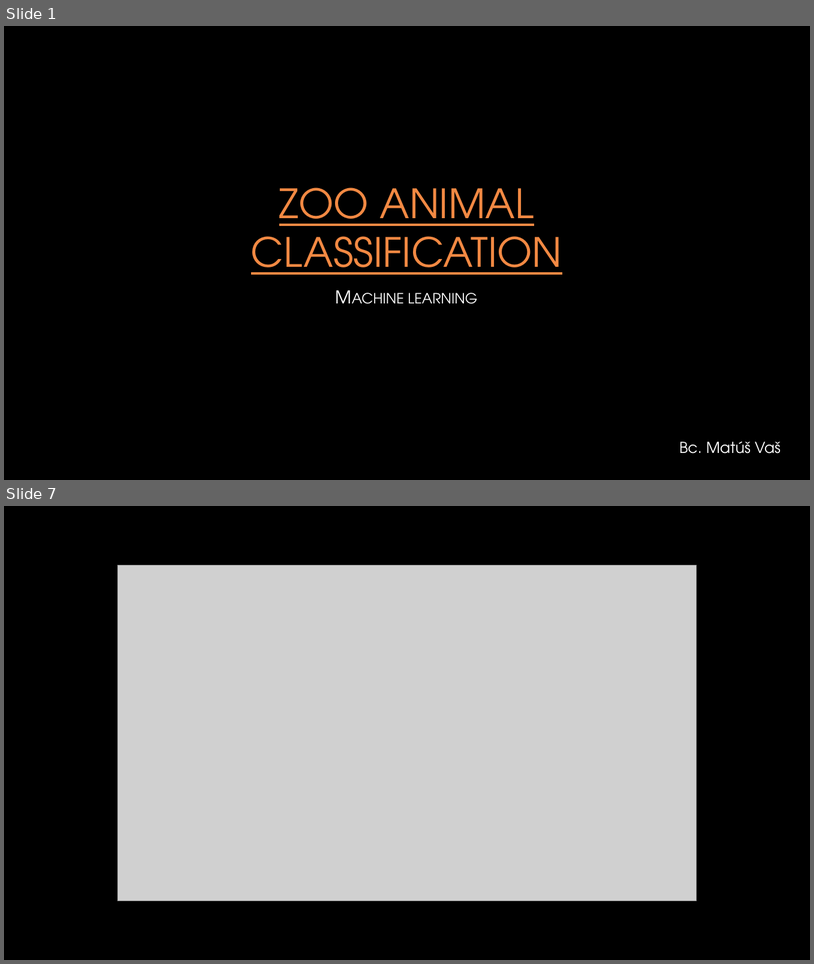
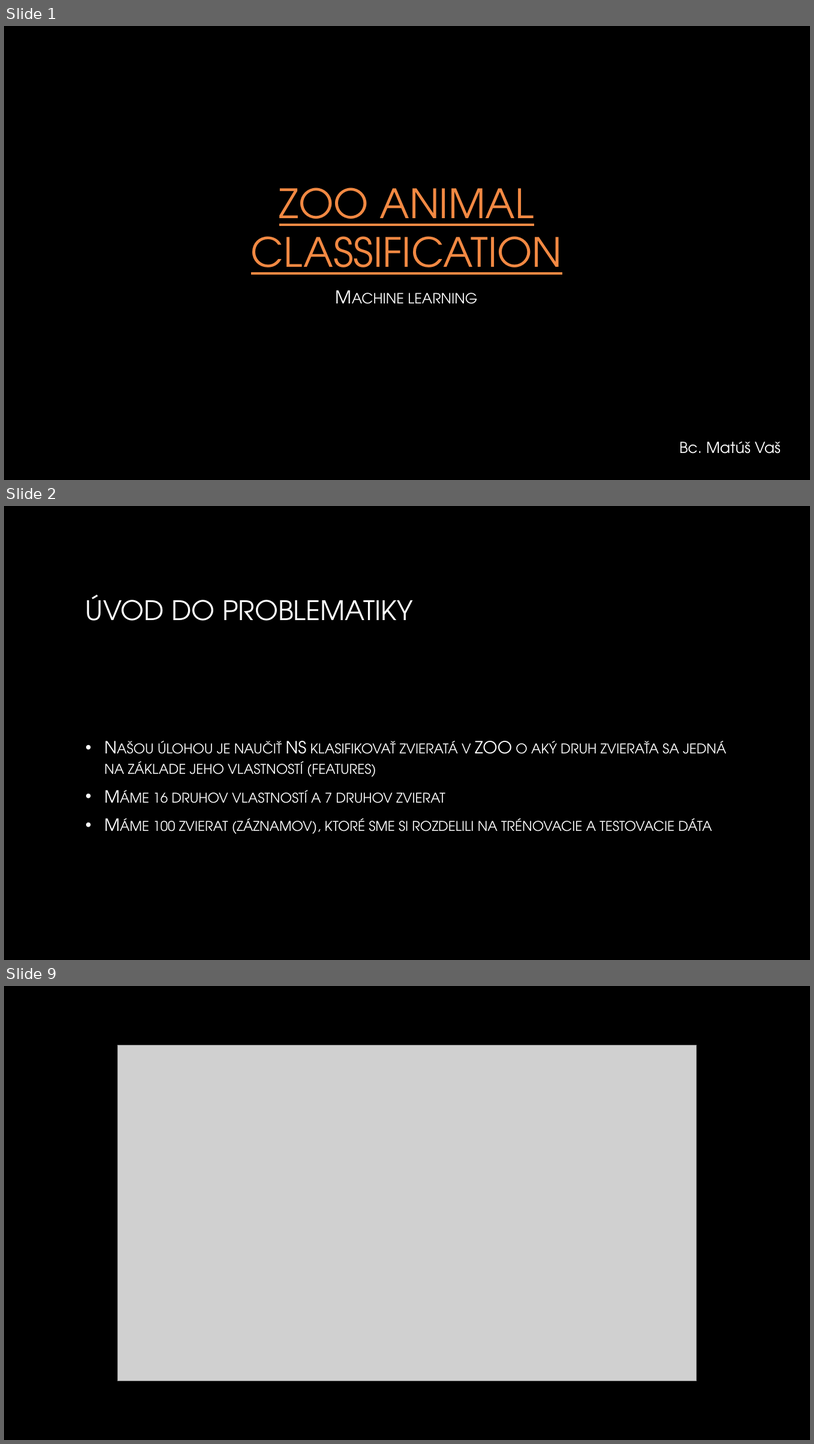
Before and after one commit to MatusVas/Vas_NS2019, a slide deck: Zoo Animal Classification.pptx. Shown one above the other, each under a label of ours: slides 1 and 7 before the commit, slides 1, 2 and 9 after it; the slides between them are not shown. The pictures are 814x964 and 814x1444 pixels, drawn with LibreOffice and Linux fonts; fonts in the diff are those of the drawing; grey boxes stand for pictures; background and template pictures are left out. Boxes give left, top, right and bottom in pixels: in the first picture for what was removed or moved away, otherwise in the second. Text is boxed around its words. In the diff, an @@ line names an element or a change of style, - is before the commit and + after.

```diff
--- a/Zoo Animal Classification.pptx
+++ b/Zoo Animal Classification.pptx
@@ slide 2 added at bbox=[4, 506, 810, 960], background picture (left out) @@
@@ title added at bbox=[86, 594, 413, 621], 32 pt, text gradient #FFFFFF to #A6A6A6 @@
+ÚVOD DO PROBLEMATIKY
@@ text added at bbox=[104, 741, 726, 834], 20 pt, text gradient #FFFFFF to #BFBFBF, small capitals @@
+• Našou úlohou je naučiť NS klasifikovať zvieratá v ZOO o aký druh zvieraťa sa jedná na základe jeho vlastností (features)
+• Máme 16 druhov vlastností a 7 druhov zvierat
+• Máme 100 zvierat (záznamov), ktoré sme si rozdelili na trénovacie a testovacie dáta
@@ what was slide 7 is now slide 9 @@
```
Also in this commit, not shown: 12 slides changed, 2 other slides added, 1 slide removed.
